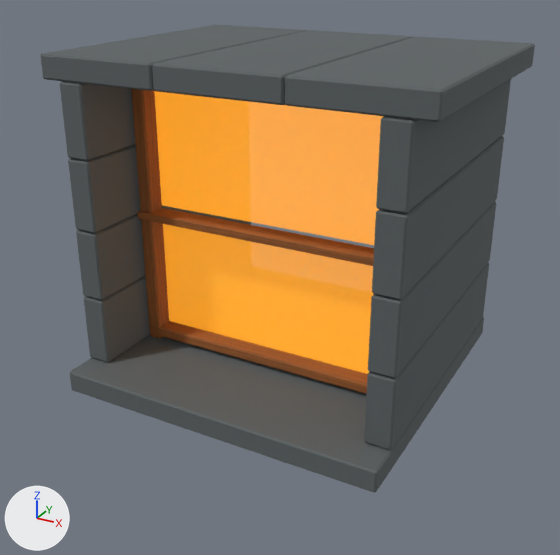
What one commit did to the glTF model src/game/models/castle/windows/slit-window.glb.
One viewpoint serves both versions: a 50 mm lens placed at (1.23, -1.87, 1.42), pointed at (0.03, 0.32, 0.32). Every picture has the same lights, and +X, +Y and +Z are marked at lower left. The first picture is the older version.

The older version as bpy lines, for what is in view:
```python
ob_amber_glass_pane_0_0 = bpy.data.objects.new('Amber glass pane 0 0', me_cube_019)
ob_amber_glass_pane_0_0.location = (0.0, 0.315, 0.25)
ob_amber_glass_pane_0_1 = bpy.data.objects.new('Amber glass pane 0 1', me_cube_020)
ob_amber_glass_pane_0_1.location = (0.0, 0.315, 0.75)
ob_fine_oak_transom_1 = bpy.data.objects.new('Fine oak transom 1', me_cube_018)
ob_fine_oak_transom_1.location = (0.0, 0.245, 0.5)
ob_projecting_stone_sill = bpy.data.objects.new('Projecting stone sill', me_cube_011)
ob_projecting_stone_sill.location = (0.0, 0.445, -0.04)
ob_stone_jamb_course_1_0 = bpy.data.objects.new('Stone jamb course 1 0', me_cube_004)
ob_stone_jamb_course_1_0.location = (0.545, 0.49, 0.125)
ob_stone_jamb_course_1_1 = bpy.data.objects.new('Stone jamb course 1 1', me_cube_005)
ob_stone_jamb_course_1_1.location = (0.545, 0.49, 0.375)
ob_stone_jamb_course_1_2 = bpy.data.objects.new('Stone jamb course 1 2', me_cube_006)
ob_stone_jamb_course_1_2.location = (0.545, 0.49, 0.625)
ob_stone_jamb_course_1_3 = bpy.data.objects.new('Stone jamb course 1 3', me_cube_007)
ob_stone_jamb_course_1_3.location = (0.545, 0.49, 0.875)
ob_stone_jamb_course__1_2 = bpy.data.objects.new('Stone jamb course -1 2', me_cube_002)
ob_stone_jamb_course__1_2.location = (-0.545, 0.49, 0.625)
# also in view: 'Oak frame upright -1' at (-0.47, 0.25, 0.5); 'Oak frame rail -1' at (0.0, 0.25, 0.03); 'Stone lintel voussoir 1' at (0.44, 0.49, 1.04); 'Stone jamb course -1 0' at (-0.55, 0.49, 0.12); 'Stone lintel voussoir -1' at (-0.44, 0.49, 1.04)
```
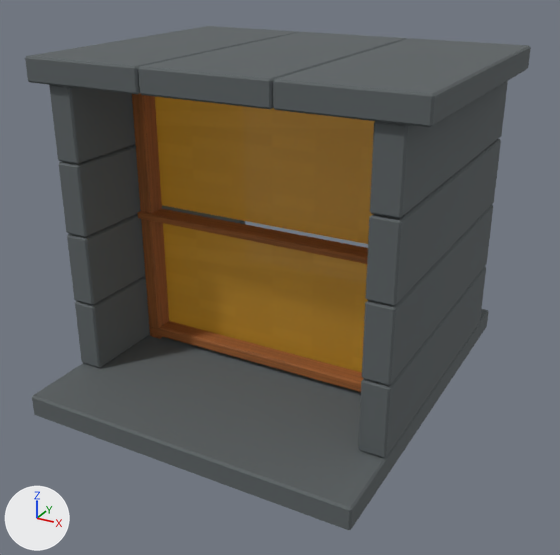
Location of each change, [x1, y1, x2, y2] in pixels of the pictures (560 x 555 px):
'Projecting stone sill', moved, rescaled (10% wider, 26% taller)
    before: [70, 318, 484, 493]
    after: [32, 309, 489, 530]
'Amber glass pane 0 1', surface changed (orange to brown)
    both: [155, 97, 375, 244]
'Amber glass pane 0 0', surface changed (orange to brown)
    both: [163, 224, 368, 372]
'Stone lintel voussoir 1', moved
    before: [285, 36, 535, 122]
    after: [273, 38, 531, 127]
'Stone lintel voussoir 0', moved
    before: [152, 30, 413, 105]
    after: [138, 32, 406, 109]
'Stone jamb course 1 2', moved
    before: [372, 136, 504, 300]
    after: [365, 139, 501, 306]
'Stone jamb course 1 3', moved
    before: [376, 79, 511, 214]
    after: [370, 81, 508, 219]
'Stone jamb course 1 1', moved
    before: [368, 201, 496, 378]
    after: [362, 205, 493, 385]
'Stone lintel voussoir -1', moved
    before: [40, 25, 307, 91]
    after: [25, 26, 299, 94]
'Stone jamb course 1 0', moved
    before: [364, 263, 489, 450]
    after: [358, 267, 486, 458]
'Stone jamb course -1 3', moved
    before: [60, 81, 135, 161]
    after: [49, 85, 135, 164]
'Stone jamb course -1 2', moved
    before: [68, 144, 140, 233]
    after: [59, 144, 141, 237]
'Stone jamb course -1 1', moved
    before: [76, 206, 242, 300]
    after: [67, 206, 242, 305]
'Stone jamb course -1 0', moved
    before: [84, 221, 251, 362]
    after: [75, 221, 246, 368]
'Fine oak transom 1', rescaled
    before: [137, 208, 374, 266]
    after: [138, 209, 368, 264]

Patch to the scene script:
```diff
--- a/src/game/models/castle/windows/slit-window.glb.py
+++ b/src/game/models/castle/windows/slit-window.glb.py
@@ mat_semitransparent_amber_glazing_pane_0_0 @@
 mat_semitransparent_amber_glazing_pane_0_0 = bpy.data.materials.new('Semitransparent amber glazing pane 0 0')
-# nodes: BsdfPrincipled, OutputMaterial
-# colours: orange #ffb83c, orange #d78e1d
+# nodes: BsdfPrincipled, Math, OutputMaterial, TexImage x2
+# uses the picture img_window_frosted
+# uses the picture img_window_warmth
@@ mat_semitransparent_amber_glazing_pane_0_1 @@
 mat_semitransparent_amber_glazing_pane_0_1 = bpy.data.materials.new('Semitransparent amber glazing pane 0 1')
-# nodes: BsdfPrincipled, OutputMaterial
-# colours: orange #ffb83c, orange #e5981f
+# nodes: BsdfPrincipled, Math, OutputMaterial, TexImage x2
+# uses the picture img_window_frosted
+# uses the picture img_window_warmth
@@ ob_fine_oak_transom_1 @@
 ob_fine_oak_transom_1.location = (0.0, 0.245, 0.5)
+ob_fine_oak_transom_1.scale = (1.0, 1.0, 0.82)
@@ ob_projecting_stone_sill @@
 ob_projecting_stone_sill = bpy.data.objects.new('Projecting stone sill', me_cube_011)
-ob_projecting_stone_sill.location = (0.0, 0.445, -0.04)
+ob_projecting_stone_sill.location = (0.0, 0.39, -0.04)
+ob_projecting_stone_sill.scale = (1.0, 1.22, 1.0)
@@ ob_stone_jamb_course_1_0 @@
 ob_stone_jamb_course_1_0 = bpy.data.objects.new('Stone jamb course 1 0', me_cube_004)
-ob_stone_jamb_course_1_0.location = (0.545, 0.49, 0.125)
+ob_stone_jamb_course_1_0.location = (0.545, 0.445, 0.125)
@@ ob_stone_jamb_course_1_1 @@
 ob_stone_jamb_course_1_1 = bpy.data.objects.new('Stone jamb course 1 1', me_cube_005)
-ob_stone_jamb_course_1_1.location = (0.545, 0.49, 0.375)
+ob_stone_jamb_course_1_1.location = (0.545, 0.445, 0.375)
@@ ob_stone_jamb_course_1_2 @@
 ob_stone_jamb_course_1_2 = bpy.data.objects.new('Stone jamb course 1 2', me_cube_006)
-ob_stone_jamb_course_1_2.location = (0.545, 0.49, 0.625)
+ob_stone_jamb_course_1_2.location = (0.545, 0.445, 0.625)
@@ ob_stone_jamb_course_1_3 @@
 ob_stone_jamb_course_1_3 = bpy.data.objects.new('Stone jamb course 1 3', me_cube_007)
-ob_stone_jamb_course_1_3.location = (0.545, 0.49, 0.875)
+ob_stone_jamb_course_1_3.location = (0.545, 0.445, 0.875)
@@ ob_stone_jamb_course__1_0 @@
 ob_stone_jamb_course__1_0 = bpy.data.objects.new('Stone jamb course -1 0', me_cube)
-ob_stone_jamb_course__1_0.location = (-0.545, 0.49, 0.125)
+ob_stone_jamb_course__1_0.location = (-0.545, 0.445, 0.125)
@@ ob_stone_jamb_course__1_1 @@
 ob_stone_jamb_course__1_1 = bpy.data.objects.new('Stone jamb course -1 1', me_cube_001)
-ob_stone_jamb_course__1_1.location = (-0.545, 0.49, 0.375)
+ob_stone_jamb_course__1_1.location = (-0.545, 0.445, 0.375)
@@ ob_stone_jamb_course__1_2 @@
 ob_stone_jamb_course__1_2 = bpy.data.objects.new('Stone jamb course -1 2', me_cube_002)
-ob_stone_jamb_course__1_2.location = (-0.545, 0.49, 0.625)
+ob_stone_jamb_course__1_2.location = (-0.545, 0.445, 0.625)
@@ ob_stone_jamb_course__1_3 @@
 ob_stone_jamb_course__1_3 = bpy.data.objects.new('Stone jamb course -1 3', me_cube_003)
-ob_stone_jamb_course__1_3.location = (-0.545, 0.49, 0.875)
+ob_stone_jamb_course__1_3.location = (-0.545, 0.445, 0.875)
@@ ob_stone_lintel_voussoir_0 @@
 ob_stone_lintel_voussoir_0 = bpy.data.objects.new('Stone lintel voussoir 0', me_cube_009)
-ob_stone_lintel_voussoir_0.location = (0.0, 0.49, 1.04)
+ob_stone_lintel_voussoir_0.location = (0.0, 0.425, 1.04)
@@ ob_stone_lintel_voussoir_1 @@
 ob_stone_lintel_voussoir_1 = bpy.data.objects.new('Stone lintel voussoir 1', me_cube_010)
-ob_stone_lintel_voussoir_1.location = (0.44, 0.49, 1.04)
+ob_stone_lintel_voussoir_1.location = (0.44, 0.425, 1.04)
@@ ob_stone_lintel_voussoir__1 @@
 ob_stone_lintel_voussoir__1 = bpy.data.objects.new('Stone lintel voussoir -1', me_cube_008)
-ob_stone_lintel_voussoir__1.location = (-0.44, 0.49, 1.04)
+ob_stone_lintel_voussoir__1.location = (-0.44, 0.425, 1.04)
```
